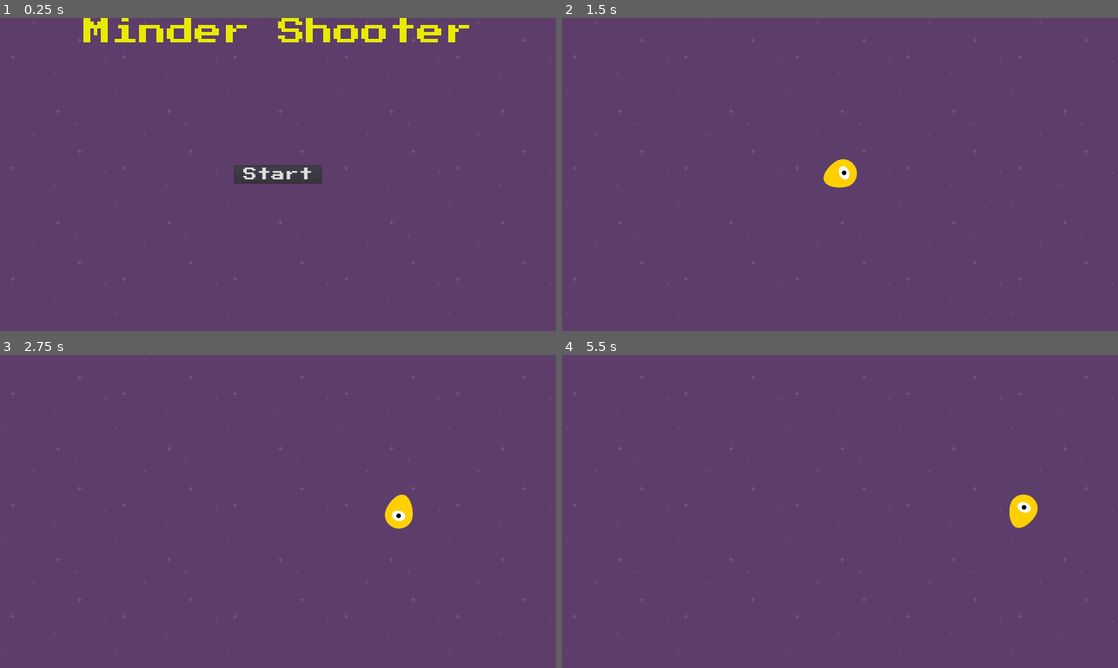
Above: before the commit, frames 1-4 (two rows, left to right).
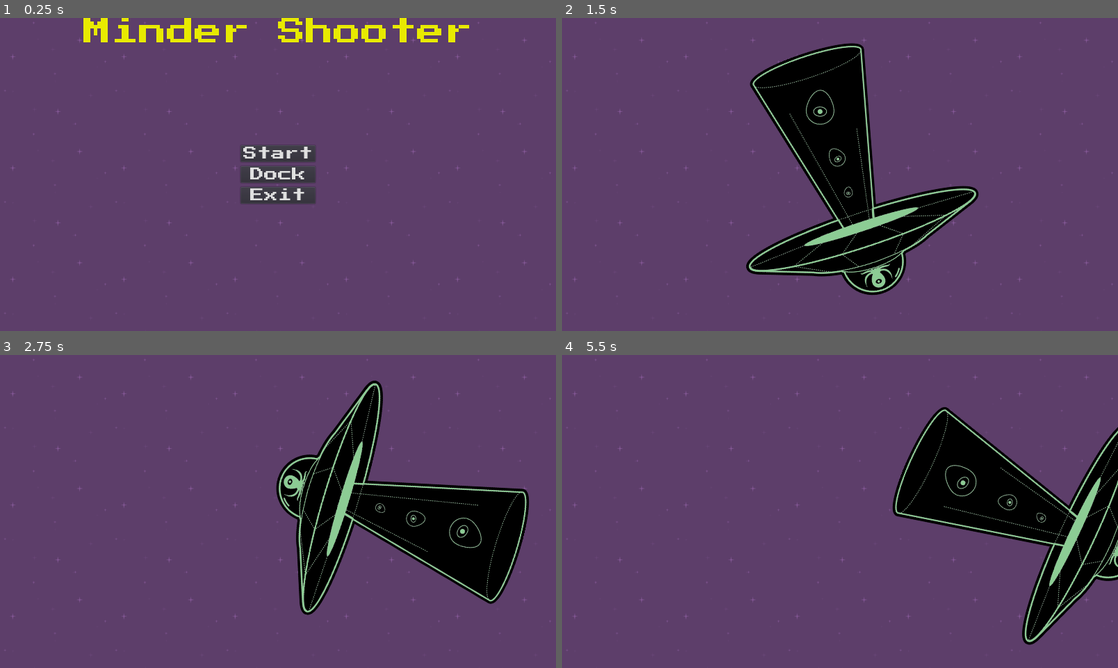
Above: after the commit, the same moments.

Repository: 201flaviosilva-labs/Minder-Shooter
Game: Godot game, scene res://src/Scenes/Main.tscn
The game is run twice, just before and just after one commit, with the same random seed, the same clock (stepped at 60 frames per second) and the same inputs.
Inputs (mouse positions are in pixels of both pictures, inside the frame that each line leads up to):
- Up to frame 1 (0.25 s): no input
- Up to frame 2 (1.5 s): click (840, 174) at 0.5 s, where only the run after the commit has a clickable "Dock"; click (684, 237) at 1.25 s, where only the run after the commit has a clickable "Minder Name"
- Up to frame 3 (2.75 s): tap Enter at 2 s; move the mouse to (400, 495) at 2.02 s; hold D (move_right) from 2.03 s (still down); hold Space (shoot) from 2.03 s (still down)
- Up to frame 4 (5.5 s): move the mouse to (728, 527) at 2.77 s; release D (move_right) at 2.78 s; release Space (shoot) at 2.78 s; hold S (move_down) 2.78-3.53 s; tap Space (shoot) at 2.85, 4.35 s; move the mouse to (895, 442) at 3.52 s; hold D (move_right) 3.53-4.28 s; hold Space (shoot) 3.53-4.28 s; move the mouse to (812, 574) at 4.27 s; hold W (move_up) 4.28-5.03 s; move the mouse to (1006, 558) at 5.02 s; hold A (move_left) from 5.03 s (still down); hold Space (shoot) from 5.03 s (still down)

The runs differ from the first frame. In frame 1, 1.7% of the frame differs, in the area x 42-58%, y 40-60%; in frame 2, 15%; in frame 3, 15%, in the area x 49-96%, y 8-84%; in frame 4, 14%.
Error in both runs: Invalid get index 'global_position' (on base: 'null instance'). (res://src/Scripts/Player.gd:46)

Commit message:
Create dock to chnage player sprite and exit button
Exit App: https://github.com/201flaviosilva/Minder-Shooter/projects/2#card-79177504

Change Sprite: https://github.com/201flaviosilva/Minder-Shooter/projects/2#card-79163884

Diff:
--- /dev/null
+++ b/src/Prefabs/SelectMinderButton.tscn
@@ -0,0 +1,26 @@
+[gd_scene load_steps=3 format=2]
+
+[ext_resource path="res://src/Assets/Sprites/Minders/Minder.png" type="Texture" id=1]
+[ext_resource path="res://src/Scripts/SelectMinderButton.gd" type="Script" id=2]
+
+[node name="SelectMinderButton" type="TextureButton"]
+margin_right = 40.0
+margin_bottom = 40.0
+texture_normal = ExtResource( 1 )
+script = ExtResource( 2 )
+__meta__ = {
+"_edit_use_anchors_": false
+}
+
+[node name="Label" type="Label" parent="."]
+anchor_right = 1.0
+anchor_bottom = 1.0
+text = "Minder Name"
+align = 1
+valign = 1
+autowrap = true
+__meta__ = {
+"_edit_use_anchors_": false
+}
+
+[connection signal="pressed" from="." to="." method="_on_SelectMinderButton_pressed"]
--- /dev/null
+++ b/src/Scenes/Dock.tscn
@@ -0,0 +1,27 @@
+[gd_scene load_steps=4 format=2]
+
+[ext_resource path="res://src/Prefabs/Background.tscn" type="PackedScene" id=1]
+[ext_resource path="res://src/Prefabs/SelectMinderButton.tscn" type="PackedScene" id=2]
+[ext_resource path="res://src/Scripts/Dock.gd" type="Script" id=3]
+
+[node name="Dock" type="Control"]
+anchor_right = 1.0
+anchor_bottom = 1.0
+script = ExtResource( 3 )
+__meta__ = {
+"_edit_use_anchors_": false
+}
+SelectMinderButton = ExtResource( 2 )
+
+[node name="Background" parent="." instance=ExtResource( 1 )]
+
+[node name="GridContainer" type="GridContainer" parent="."]
+anchor_right = 1.0
+anchor_bottom = 1.0
+margin_top = 150.0
+custom_constants/vseparation = 20
+custom_constants/hseparation = 20
+columns = 10
+__meta__ = {
+"_edit_use_anchors_": false
+}
--- a/src/Scenes/Main.tscn
+++ b/src/Scenes/Main.tscn
@@ -3,13 +3,10 @@
 [ext_resource path="res://src/Assets/Fonts/PressStart2P/PressStart2P-Regular.ttf" type="DynamicFontData" id=1]
 [ext_resource path="res://src/Prefabs/Background.tscn" type="PackedScene" id=2]
 [ext_resource path="res://src/Scripts/Main.gd" type="Script" id=3]
+[ext_resource path="res://src/Prefabs/MenuButton.tscn" type="PackedScene" id=4]
 
 [sub_resource type="DynamicFont" id=1]
 size = 64
-font_data = ExtResource( 1 )
-
-[sub_resource type="DynamicFont" id=2]
-size = 32
 font_data = ExtResource( 1 )
 
 [node name="Main" type="Control"]
@@ -31,19 +28,37 @@
 align = 1
 valign = 1
 
-[node name="Button" type="Button" parent="."]
+[node name="Menu" type="GridContainer" parent="."]
 anchor_left = 0.5
 anchor_top = 0.5
 anchor_right = 0.5
 anchor_bottom = 0.5
-margin_left = -100.0
-margin_top = -20.0
-margin_right = 100.0
-margin_bottom = 20.0
-custom_fonts/font = SubResource( 2 )
-text = "Start"
+margin_left = -86.0
+margin_top = -67.0
+margin_right = 86.0
+margin_bottom = 67.0
+custom_constants/vseparation = 10
 __meta__ = {
 "_edit_use_anchors_": false
 }
 
-[connection signal="pressed" from="Button" to="." method="_on_Button_pressed"]
+[node name="StartBTN" parent="Menu" instance=ExtResource( 4 )]
+margin_right = 172.0
+margin_bottom = 38.0
+text = "Start"
+
+[node name="DockBTN" parent="Menu" instance=ExtResource( 4 )]
+margin_top = 48.0
+margin_right = 172.0
+margin_bottom = 86.0
+text = "Dock"
+
+[node name="ExitBTN" parent="Menu" instance=ExtResource( 4 )]
+margin_top = 96.0
+margin_right = 172.0
+margin_bottom = 134.0
+text = "Exit"
+
+[connection signal="pressed" from="Menu/StartBTN" to="." method="_on_StartBTN_pressed"]
+[connection signal="pressed" from="Menu/DockBTN" to="." method="_on_DockBTN_pressed"]
+[connection signal="pressed" from="Menu/ExitBTN" to="." method="_on_ExitBTN_pressed"]
--- /dev/null
+++ b/src/Scripts/Dock.gd
@@ -0,0 +1,12 @@
+extends Control
+
+export(PackedScene) var SelectMinderButton;
+
+func _ready():
+	var textures = Minders.get_textures()
+
+	for texture in textures:
+		var new_select_minder_button = SelectMinderButton.instance()
+		new_select_minder_button.texture_normal = texture
+		$GridContainer.add_child(new_select_minder_button)
+	pass
--- a/src/Scripts/Main.gd
+++ b/src/Scripts/Main.gd
@@ -4,7 +4,14 @@
 func _ready():
 	pass
 
+func _on_StartBTN_pressed():
+	get_tree().change_scene("res://src/Scenes/Game.tscn")
+	pass # Replace with function body.
 
-func _on_Button_pressed():
-	get_tree().change_scene("res://src/Scenes/Game.tscn");
+func _on_DockBTN_pressed():
+	get_tree().change_scene("res://src/Scenes/Dock.tscn")
 	pass # Replace with function body.
+
+func _on_ExitBTN_pressed():
+	get_tree().quit()
+	pass # Replace with function body.
--- a/src/Scripts/Minders.gd
+++ b/src/Scripts/Minders.gd
@@ -39,9 +39,27 @@
 
 var selected_texture = MINDER;
 
-func set_texture(i):
+var textures = [ALIEN_MINDER, AUTUMN_MINDER, BAR_MINDER, BIGODES]
+
+func get_selected():
+	return selected_texture
 	pass
 
-func get_selected():
-	return selected_texture;
+func set_texture(texture):
+	selected_texture = texture
 	pass
+
+func set_texture_index(index):
+	selected_texture = get_textures()[index]
+	pass
+
+func get_texture(name):
+	pass
+
+func get_texture_index(index):
+	return get_textures()[index]
+	pass
+
+func get_textures():
+	return textures
+	pass
--- /dev/null
+++ b/src/Scripts/SelectMinderButton.gd
@@ -0,0 +1,12 @@
+extends TextureButton
+
+
+func _ready():
+	pass
+
+
+func _on_SelectMinderButton_pressed():
+	Minders.set_texture(texture_normal)
+	print(Minders.get_selected())
+	get_tree().change_scene("res://src/Scenes/Game.tscn")
+	pass # Replace with function body.
